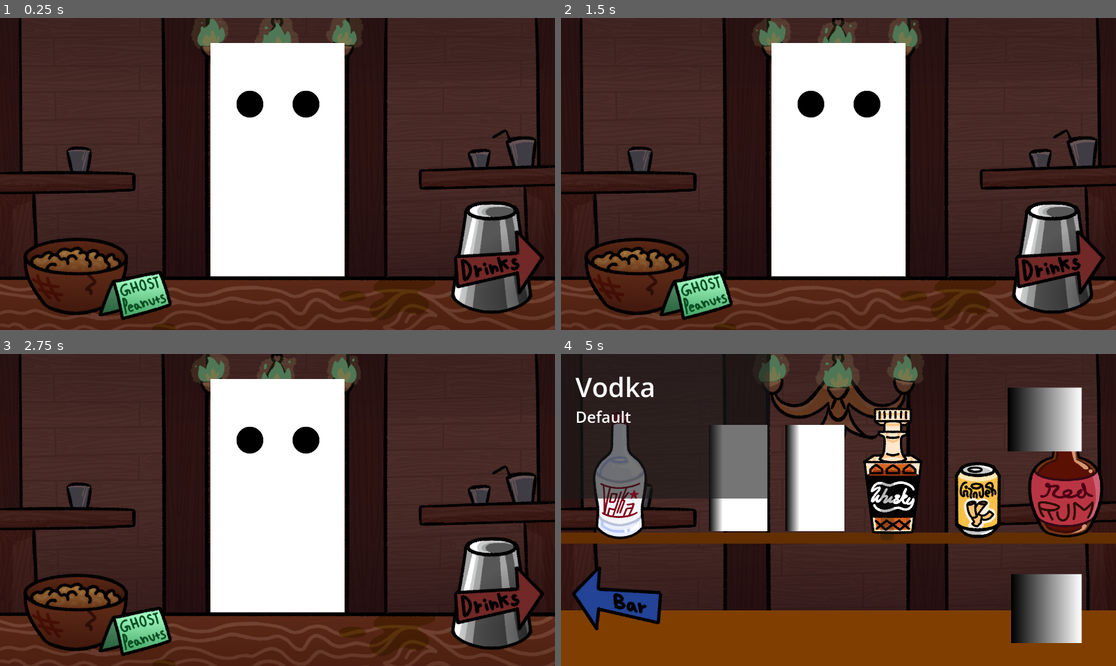
Above: before the commit, frames 1-4 (two rows, left to right).
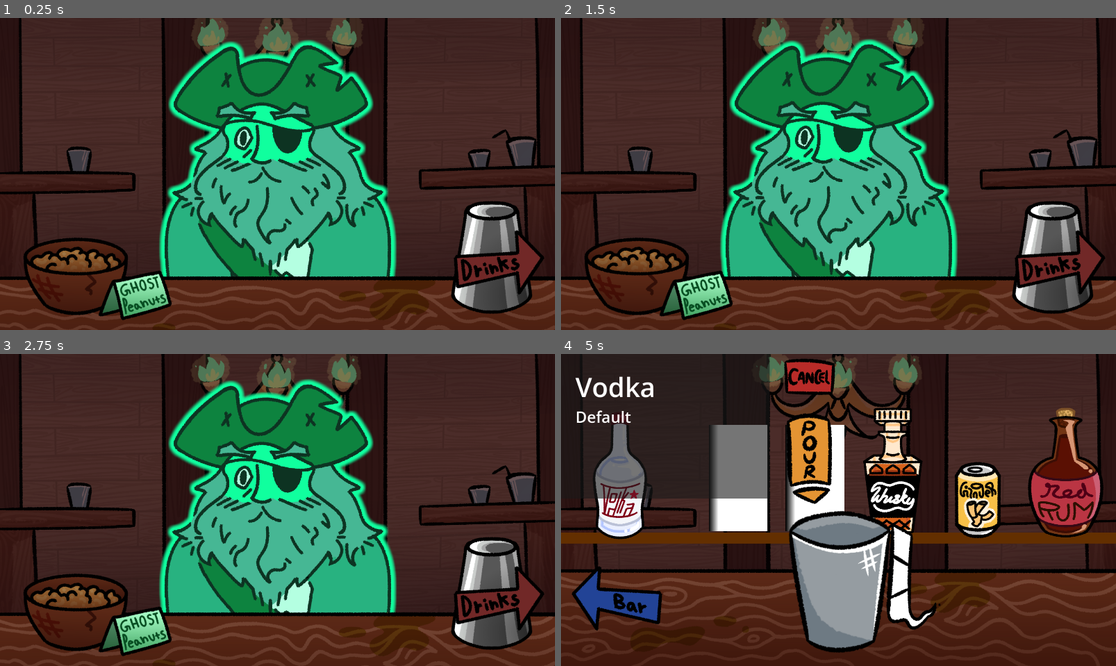
Above: after the commit, the same moments.

Repository: ChoppingChungy/spirit-game
Game: Godot game, scene res://src/scenes/main_game.tscn
Two runs of this game, one before a commit and one after it. Both use one fixed random seed, a clock stepped at 60 frames per second and the inputs below.
Inputs (mouse positions are in pixels of both pictures, inside the frame that each line leads up to):
- Up to frame 1 (0.25 s): no input
- Up to frame 2 (1.5 s): move the mouse to (960, 158) at 0.52 s; click (960, 158) at 0.67 s; move the mouse to (727, 189) at 1.27 s; click (727, 189) at 1.42 s
- Up to frame 3 (2.75 s): move the mouse to (333, 441) at 2.02 s; click (333, 441) at 2.17 s
- Up to frame 4 (5 s): move the mouse to (810, 572) at 2.77 s; click (810, 572) at 2.92 s; move the mouse to (1005, 556) at 3.52 s; click (1005, 556) at 3.67 s; click (622, 475) at 4.25 s

The runs differ from the first frame. In frame 1, 26% of the frame differs, in the area x 28-72%, y 6-84%; in frame 2, 27%; in frame 3, 26%; in frame 4, 39%, in the area x 0-100%, y 0-100%.

Commit message:
Implemented new sprites

Diff:
--- a/project.godot
+++ b/project.godot
@@ -24,6 +24,7 @@
 
 window/size/viewport_width=1920
 window/size/viewport_height=1080
+window/size/mode=3
 
 [global_group]
 
--- a/src/scenes/bar.tscn
+++ b/src/scenes/bar.tscn
@@ -2,42 +2,17 @@
 
 [ext_resource type="Texture2D" uid="uid://dn3e0xx6flke7" path="res://src/resources/images/Bar_Top.png" id="1_d4wn3"]
 [ext_resource type="Script" uid="uid://bhx8056skxm5g" path="res://src/scripts/bar.gd" id="1_unsi2"]
-
-[sub_resource type="Gradient" id="Gradient_0cvp5"]
-offsets = PackedFloat32Array(1)
-colors = PackedColorArray(1, 1, 1, 1)
-
-[sub_resource type="GradientTexture1D" id="GradientTexture1D_s7rlf"]
-gradient = SubResource("Gradient_0cvp5")
-
-[sub_resource type="Gradient" id="Gradient_d4wn3"]
-offsets = PackedFloat32Array(0.9879808, 1)
-
-[sub_resource type="GradientTexture2D" id="GradientTexture2D_s7wsd"]
-gradient = SubResource("Gradient_d4wn3")
-fill = 1
-fill_from = Vector2(0.515625, 0.5017361)
-fill_to = Vector2(1, 0.5121528)
+[ext_resource type="Texture2D" uid="uid://c8pt4jstkgogc" path="res://src/resources/images/Pirate_Ghost.png" id="2_naoiu"]
 
 [node name="Bar" type="Node2D" unique_id=452952164]
 script = ExtResource("1_unsi2")
 
 [node name="Ghost" type="Sprite2D" parent="." unique_id=1475523166]
-position = Vector2(960, 490)
-scale = Vector2(1.8125, 806.5)
-texture = SubResource("GradientTexture1D_s7rlf")
+position = Vector2(960, 510)
+scale = Vector2(0.8, 0.8)
+texture = ExtResource("2_naoiu")
 
 [node name="Bar" type="Sprite2D" parent="." unique_id=1441951464]
 texture = ExtResource("1_d4wn3")
 centered = false
 offset = Vector2(0, 150)
-
-[node name="Eye" type="Sprite2D" parent="." unique_id=1595170375]
-position = Vector2(863, 298)
-scale = Vector2(1.53125, 1.53125)
-texture = SubResource("GradientTexture2D_s7wsd")
-
-[node name="Eye2" type="Sprite2D" parent="." unique_id=810219537]
-position = Vector2(1057, 298)
-scale = Vector2(1.53125, 1.53125)
-texture = SubResource("GradientTexture2D_s7wsd")
--- a/src/scenes/drink_selected_menu.tscn
+++ b/src/scenes/drink_selected_menu.tscn
@@ -2,16 +2,10 @@
 
 [ext_resource type="PackedScene" uid="uid://dpo8resl6cwkm" path="res://src/scenes/tooltip.tscn" id="1_c1gg7"]
 [ext_resource type="Script" uid="uid://ubf7i7x2vl7p" path="res://src/scripts/drink_selected_menu.gd" id="1_fqaic"]
-
-[sub_resource type="Gradient" id="Gradient_c1gg7"]
-
-[sub_resource type="GradientTexture2D" id="GradientTexture2D_cfbgu"]
-gradient = SubResource("Gradient_c1gg7")
-
-[sub_resource type="Gradient" id="Gradient_fqaic"]
-
-[sub_resource type="GradientTexture2D" id="GradientTexture2D_51o8a"]
-gradient = SubResource("Gradient_fqaic")
+[ext_resource type="Texture2D" uid="uid://bfff83gfdrpy3" path="res://src/resources/images/Pour_1.png" id="3_a4foc"]
+[ext_resource type="Texture2D" uid="uid://dudxcgt7380gd" path="res://src/resources/images/Cancel_1.png" id="4_a4foc"]
+[ext_resource type="Texture2D" uid="uid://hhctelspd7cf" path="res://src/resources/images/Pour_2.png" id="4_hljwg"]
+[ext_resource type="Texture2D" uid="uid://cs3y706fb1bab" path="res://src/resources/images/Cancel_2.png" id="6_a4foc"]
 
 [node name="DrinkSelectedMenu" type="Control" unique_id=1465867085]
 layout_mode = 3
@@ -31,12 +25,13 @@
 anchors_preset = 1
 anchor_left = 1.0
 anchor_right = 1.0
-offset_left = -375.0
-offset_top = 117.0
-offset_right = -119.0
-offset_bottom = 338.0
+offset_left = -1197.0
+offset_top = 167.0
+offset_right = -937.0
+offset_bottom = 555.0
 grow_horizontal = 0
-texture_normal = SubResource("GradientTexture2D_cfbgu")
+texture_normal = ExtResource("3_a4foc")
+texture_hover = ExtResource("4_hljwg")
 stretch_mode = 0
 
 [node name="Cancel" type="TextureButton" parent="." unique_id=2108879615]
@@ -46,13 +41,14 @@
 anchor_top = 1.0
 anchor_right = 1.0
 anchor_bottom = 1.0
-offset_left = -363.0
-offset_top = -318.0
-offset_right = -119.0
-offset_bottom = -79.0
+offset_left = -1162.0
+offset_top = -1076.0
+offset_right = -957.0
+offset_bottom = -923.0
 grow_horizontal = 0
 grow_vertical = 0
-texture_normal = SubResource("GradientTexture2D_51o8a")
+texture_normal = ExtResource("4_a4foc")
+texture_hover = ExtResource("6_a4foc")
 stretch_mode = 0
 
 [connection signal="pressed" from="Pour" to="." method="_on_pour_pressed"]
--- a/src/scenes/main_game.tscn
+++ b/src/scenes/main_game.tscn
@@ -19,7 +19,7 @@
 }],
 "loop": 1,
 "name": &"default",
-"speed": 5.0
+"speed": 2.0
 }]
 
 [node name="MainGame" type="Node" unique_id=855186453]
@@ -32,7 +32,7 @@
 modulate = Color(0.46618086, 0.4661808, 0.4661808, 1)
 sprite_frames = SubResource("SpriteFrames_s7wsd")
 autoplay = "default"
-frame_progress = 0.5558101
+frame_progress = 0.8214603
 centered = false
 
 [node name="GUI" type="CanvasLayer" parent="." unique_id=1248560299]
--- a/src/scenes/mix.tscn
+++ b/src/scenes/mix.tscn
@@ -3,15 +3,10 @@
 [ext_resource type="Script" uid="uid://bv0adv0jofxgy" path="res://src/scripts/mix.gd" id="1_qgsut"]
 [ext_resource type="Texture2D" uid="uid://xnhfya1wsv54" path="res://src/resources/images/Red_Rum.png" id="2_5m66n"]
 [ext_resource type="Texture2D" uid="uid://blaetca0ydaha" path="res://src/resources/images/Vodka.png" id="2_dbwtw"]
+[ext_resource type="Texture2D" uid="uid://dmnrchdg87yyu" path="res://src/resources/images/Bar_Top_Empty.png" id="2_ja6bk"]
 [ext_resource type="Texture2D" uid="uid://x0wjmmcrx0xd" path="res://src/resources/images/Whisky.png" id="3_3jqxk"]
 [ext_resource type="Texture2D" uid="uid://wxxxtoaes1wa" path="res://src/resources/images/Ginger_Beer.png" id="4_ja6bk"]
-
-[sub_resource type="Gradient" id="Gradient_xo4u2"]
-offsets = PackedFloat32Array(1)
-colors = PackedColorArray(0.5, 0.24563241, 0, 1)
-
-[sub_resource type="GradientTexture1D" id="GradientTexture1D_xo4u2"]
-gradient = SubResource("Gradient_xo4u2")
+[ext_resource type="Texture2D" uid="uid://d3rjk6bslvb8x" path="res://src/resources/images/Cup.png" id="6_3jqxk"]
 
 [sub_resource type="Gradient" id="Gradient_qgsut"]
 offsets = PackedFloat32Array(1)
@@ -22,7 +17,7 @@
 width = 1920
 
 [sub_resource type="Gradient" id="Gradient_5m66n"]
-offsets = PackedFloat32Array(0, 0.2357513)
+offsets = PackedFloat32Array(0, 0.16321243)
 
 [sub_resource type="GradientTexture2D" id="GradientTexture2D_qgsut"]
 gradient = SubResource("Gradient_5m66n")
@@ -33,9 +28,7 @@
 script = ExtResource("1_qgsut")
 
 [node name="Bar" type="Sprite2D" parent="." unique_id=71625712]
-position = Vector2(0, 888)
-scale = Vector2(7.5, 385.178)
-texture = SubResource("GradientTexture1D_xo4u2")
+texture = ExtResource("2_ja6bk")
 centered = false
 
 [node name="Sprite2D" type="Sprite2D" parent="." unique_id=24935197]
@@ -90,6 +83,10 @@
 scale = Vector2(0.8, 0.8)
 texture_normal = ExtResource("2_5m66n")
 
+[node name="Cup" type="Sprite2D" parent="." unique_id=760465978]
+position = Vector2(960, 778)
+texture = ExtResource("6_3jqxk")
+
 [connection signal="pressed" from="Vodka" to="." method="_on_drink_clicked" binds= [0]]
 [connection signal="pressed" from="Tequila" to="." method="_on_drink_clicked" binds= [1]]
 [connection signal="pressed" from="Brandy" to="." method="_on_drink_clicked" binds= [2]]
--- a/src/scenes/mix_menu.tscn
+++ b/src/scenes/mix_menu.tscn
@@ -1,9 +1,34 @@
 [gd_scene format=3 uid="uid://d0lr7g3kh3wtf"]
 
 [ext_resource type="Script" uid="uid://dagvxrp1hlit6" path="res://src/scripts/mix_menu.gd" id="1_n7lph"]
+[ext_resource type="Texture2D" uid="uid://duehk4go7k0o0" path="res://src/resources/images/Mix_1.png" id="2_hj8e6"]
+[ext_resource type="Texture2D" uid="uid://ckst8jmpkqx65" path="res://src/resources/images/Fill_Meter_0.png" id="2_rvr0b"]
+[ext_resource type="Texture2D" uid="uid://cpkd6p0j56f8f" path="res://src/resources/images/Fill_Meter_1.png" id="3_ck2fw"]
+[ext_resource type="Texture2D" uid="uid://cgdvch4n3d5xl" path="res://src/resources/images/Mix_2.png" id="3_lsk73"]
+[ext_resource type="Texture2D" uid="uid://sto5ag0sh0g1" path="res://src/resources/images/Trash_1.png" id="4_erhhm"]
+[ext_resource type="Texture2D" uid="uid://djmly4eu66kbu" path="res://src/resources/images/Fill_Meter_2.png" id="4_rlvjn"]
+[ext_resource type="Texture2D" uid="uid://b7p1bln6n8k8o" path="res://src/resources/images/Fill_Meter_3.png" id="5_bvs8q"]
+[ext_resource type="Texture2D" uid="uid://cf7k46viporrk" path="res://src/resources/images/Trash_2.png" id="5_vb05a"]
 
-[sub_resource type="StyleBoxFlat" id="StyleBoxFlat_s7wsd"]
-bg_color = Color(0.85490197, 0, 0, 1)
+[sub_resource type="SpriteFrames" id="SpriteFrames_s7wsd"]
+animations = [{
+"frames": [{
+"duration": 1.0,
+"texture": ExtResource("2_rvr0b")
+}, {
+"duration": 1.0,
+"texture": ExtResource("3_ck2fw")
+}, {
+"duration": 1.0,
+"texture": ExtResource("4_rlvjn")
+}, {
+"duration": 1.0,
+"texture": ExtResource("5_bvs8q")
+}],
+"loop": 1,
+"name": &"default",
+"speed": 5.0
+}]
 
 [node name="MixMenu" type="Control" unique_id=1713630294]
 layout_mode = 3
@@ -15,59 +40,44 @@
 mouse_filter = 2
 script = ExtResource("1_n7lph")
 
-[node name="Mix" type="Button" parent="." unique_id=2138752518]
+[node name="Mix" type="TextureButton" parent="." unique_id=529298809]
 unique_name_in_owner = true
 visible = false
 layout_mode = 1
-anchors_preset = 7
-anchor_left = 0.5
+anchors_preset = 3
+anchor_left = 1.0
 anchor_top = 1.0
-anchor_right = 0.5
+anchor_right = 1.0
 anchor_bottom = 1.0
-offset_left = -97.5
-offset_top = -246.0
-offset_right = 97.5
-offset_bottom = -91.0
-grow_horizontal = 2
+offset_left = -386.0
+offset_top = -314.0
+offset_right = 3.0
+grow_horizontal = 0
 grow_vertical = 0
-theme_override_font_sizes/font_size = 107
-text = "Mix"
+texture_normal = ExtResource("2_hj8e6")
+texture_hover = ExtResource("3_lsk73")
 
-[node name="FillMeter" type="ProgressBar" parent="." unique_id=1135785560]
-unique_name_in_owner = true
-layout_mode = 1
-anchors_preset = 8
-anchor_left = 0.5
-anchor_top = 0.5
-anchor_right = 0.5
-anchor_bottom = 0.5
-offset_left = 146.0
-offset_top = -94.0
-offset_right = 192.0
-offset_bottom = 104.0
-grow_horizontal = 2
-grow_vertical = 2
-mouse_filter = 2
-max_value = 3.0
-step = 1.0
-fill_mode = 3
-show_percentage = false
-
-[node name="Trash" type="Button" parent="." unique_id=944120998]
+[node name="Trash" type="TextureButton" parent="." unique_id=358403885]
 unique_name_in_owner = true
 visible = false
 layout_mode = 1
-anchors_preset = 2
+anchors_preset = 3
+anchor_left = 1.0
 anchor_top = 1.0
+anchor_right = 1.0
 anchor_bottom = 1.0
-offset_left = 400.0
-offset_top = -246.0
-offset_right = 697.0
-offset_bottom = -91.0
+offset_left = -389.0
+offset_top = -562.0
+offset_bottom = -301.0
+grow_horizontal = 0
 grow_vertical = 0
-theme_override_font_sizes/font_size = 107
-theme_override_styles/normal = SubResource("StyleBoxFlat_s7wsd")
-text = "Trash"
+texture_normal = ExtResource("4_erhhm")
+texture_hover = ExtResource("5_vb05a")
+
+[node name="FillMeter" type="AnimatedSprite2D" parent="." unique_id=914058536]
+unique_name_in_owner = true
+position = Vector2(1198, 770)
+sprite_frames = SubResource("SpriteFrames_s7wsd")
 
 [connection signal="pressed" from="Mix" to="." method="_on_mix_pressed"]
 [connection signal="pressed" from="Trash" to="." method="_on_trash_pressed"]
--- a/src/scripts/bar.gd
+++ b/src/scripts/bar.gd
@@ -1,2 +1,15 @@
 class_name Bar
 extends Node2D
+
+@onready var ghost: Sprite2D = $Ghost
+
+const GHOST_Y_POSITION = 510
+
+func _ready() -> void:
+	loop_tween()
+
+
+func loop_tween() -> void:
+	await create_tween().tween_property(ghost, "position:y", GHOST_Y_POSITION + 20, 1).set_trans(Tween.TRANS_SINE).finished
+	await create_tween().tween_property(ghost, "position:y", GHOST_Y_POSITION - 20, 1).set_trans(Tween.TRANS_SINE).finished
+	loop_tween()
--- a/src/scripts/ghost_db.gd
+++ b/src/scripts/ghost_db.gd
@@ -1,8 +1,15 @@
 extends Node
 
+enum ToppingType {
+	TOPPING1,
+	TOPPING2,
+	TOPPING3,
+	TOPPING4,
+	NONE, # Required as it's impossible to assign null to an enum-type var
+}
 
 var ghosts = {
-	"pirate":{
+	"pirate": {
 		"movement_weight":75,
 		"teleport_weight":20,
 		"special_weight":5,
@@ -12,10 +19,9 @@
 		"accel_mult":1,
 		"scale":0.65,
 		"movement_interval":1.5,
-
+		"drink": {
+			"base": ["rum", "rum", "rum"],
+			"topping": ToppingType.TOPPING1
+		}
 	},
-
-
-
-
 }
--- a/src/scripts/main_game.gd
+++ b/src/scripts/main_game.gd
@@ -10,7 +10,7 @@
 @onready var scene_switcher: SceneSwitcher = $GUI/SceneSwitcher
 @onready var world: Node2D = %World
 @onready var mix_menu: MixMenu = $GUI/MixMenu as MixMenu
-@onready var topping_menu: ToppingMenu = $GUI/ToppingMenu
+@onready var topping_menu: ToppingMenu = $GUI/ToppingMenu as ToppingMenu
 
 var current_scene: Node2D
 
@@ -151,14 +151,17 @@
 
 	current_drink_station = DrinkStation.TOPPING
 
+
 ## Handles the player trashing their drink in the mixing station.
 func _on_mix_menu_trash_pressed() -> void:
 	reset_drink()
+
 
 ## Handles the player serving the drink from the topping menu.
 func _on_topping_menu_serve_pressed() -> void:
 	topping_menu.hide()
 	topping_menu.reset()
+
 
 ## Handles the player selecting a topping in the topping station.
 func _on_topping_topping_selected(topping_type: String) -> void:
--- a/src/scripts/mix_menu.gd
+++ b/src/scripts/mix_menu.gd
@@ -4,12 +4,24 @@
 signal mix_pressed
 signal trash_pressed
 
-@onready var fill_meter: ProgressBar = %FillMeter
-@onready var mix: Button = %Mix
-@onready var trash: Button = %Trash
+@onready var fill_meter: AnimatedSprite2D = %FillMeter
+@onready var mix: TextureButton = %Mix
+@onready var trash: TextureButton = %Trash
+
+const meter_height = 770
+
+func _ready() -> void:
+	loop_tween()
+
+
+func loop_tween() -> void:
+	await create_tween().tween_property(fill_meter, "position:y", meter_height + 10, 1).set_trans(Tween.TRANS_SINE).finished
+	await create_tween().tween_property(fill_meter, "position:y", meter_height - 10, 1).set_trans(Tween.TRANS_SINE).finished
+	loop_tween()
+
 
 func set_meter(value: int) -> void:
-	fill_meter.value = value
+	fill_meter.frame = value
 
 
 func set_button_visibility(showing: bool) -> void:
@@ -19,7 +31,7 @@
 
 
 func increment_meter() -> void:
-	fill_meter.value += 1
+	fill_meter.frame += 1
 
 func _on_mix_pressed() -> void:
 	mix_pressed.emit()
Binary file added: src/resources/images/Blood.png
Not shown, added: src/resources/images/Blood.png.import
Binary file added: src/resources/images/Cancel_1.png
Not shown, added: src/resources/images/Cancel_1.png.import
Binary file added: src/resources/images/Cancel_2.png
Not shown, added: src/resources/images/Cancel_2.png.import
Binary file added: src/resources/images/Cup.png
Not shown, added: src/resources/images/Cup.png.import
Binary file added: src/resources/images/Fill_Meter_0.png
Not shown, added: src/resources/images/Fill_Meter_0.png.import
Binary file added: src/resources/images/Fill_Meter_1.png
Not shown, added: src/resources/images/Fill_Meter_1.png.import
(and 20 more such lines)
